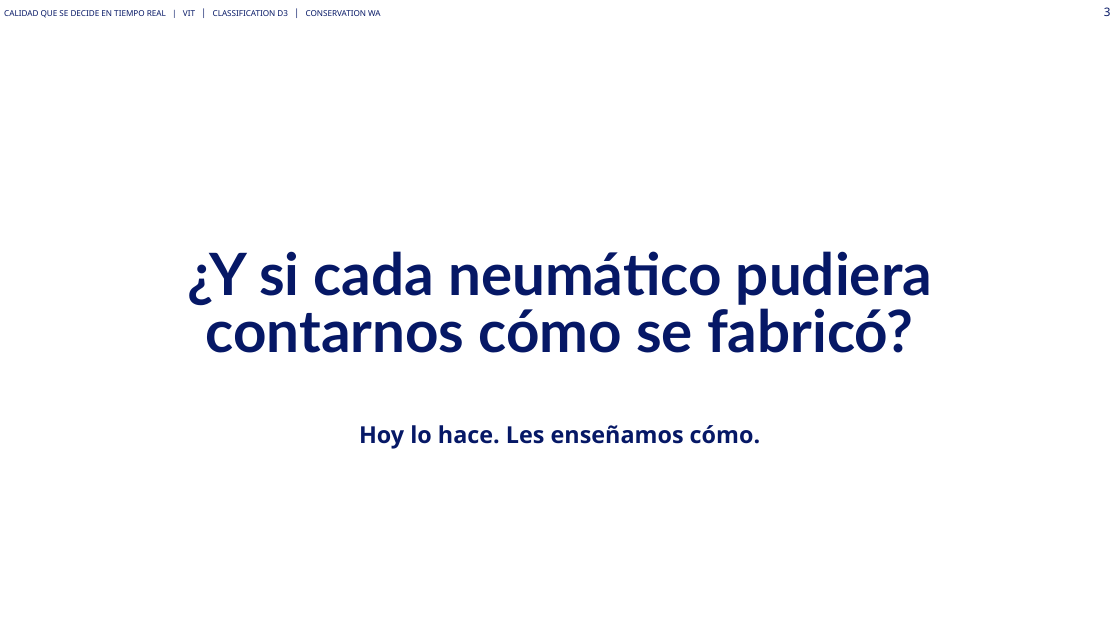
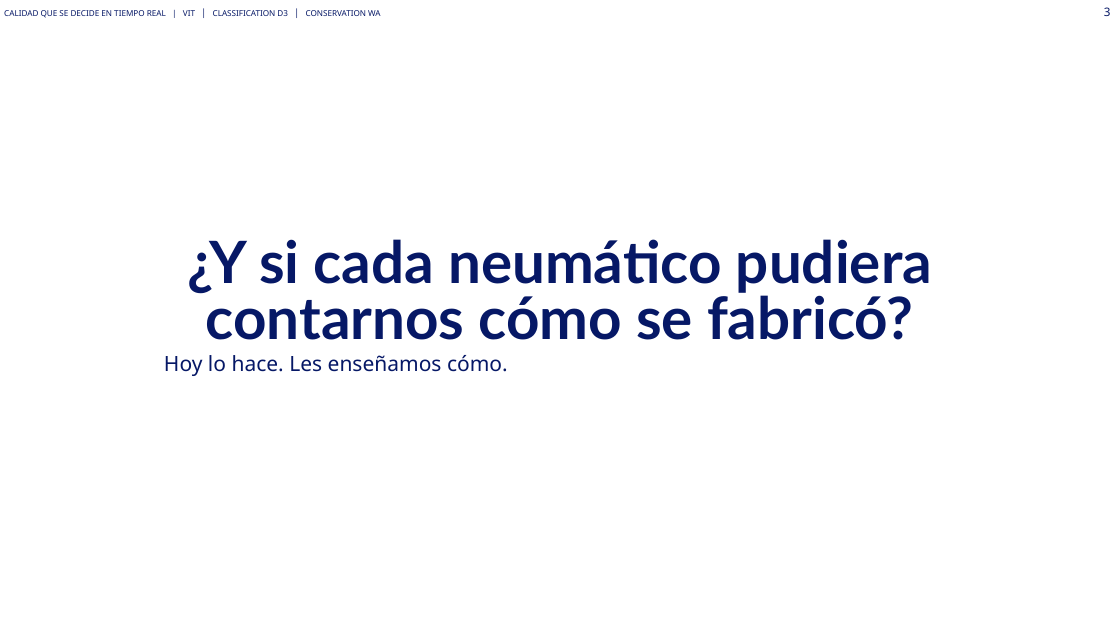
Before and after one commit to Asierenux/blank-app, a slide deck: slide 3 of presentaciones/Michelin_Hyundai_Fabricacion_Digital_ES_plantilla2026.pptx. Drawn at 1120x630 pixels with LibreOffice and Linux fonts; fonts in the diff are those of the drawing; background and template pictures are left out. Boxes give left, top, right and bottom in pixels: in the first picture for what was removed or moved away, otherwise in the second. Text is boxed around its words. In the diff, an @@ line names an element or a change of style, - is before the commit and + after.

```diff
--- a/presentaciones/Michelin_Hyundai_Fabricacion_Digital_ES_plantilla2026.pptx
+++ b/presentaciones/Michelin_Hyundai_Fabricacion_Digital_ES_plantilla2026.pptx
@@ title at box(164, 355, 508, 376): paragraph added @@
+  Hoy lo hace. Les enseñamos cómo.
@@ text removed at box(359, 425, 761, 449) @@
-Hoy lo hace. Les enseñamos cómo.
```
Also in this commit, not shown: 23 other slides changed, 2 slides added, 2 slides removed, 1 other file.
